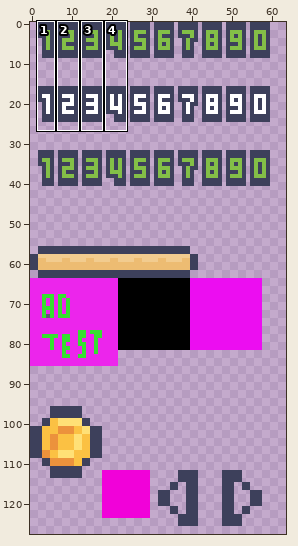
Sprite sheet: images/shared-0-sheet2.png. The first picture is a wide view before the edit; the outline marks the close-up.
Close-up. Before:
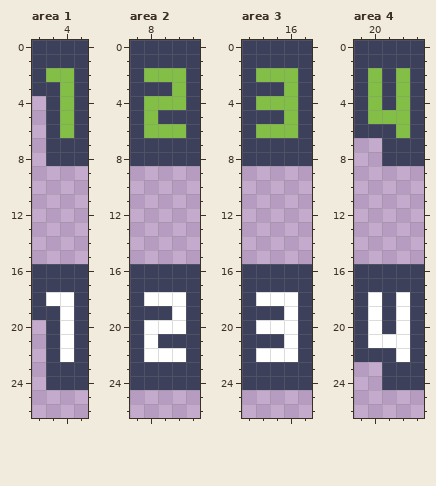
The file is 64x128 pixels. Shown: area 1: x 2..5, y 0..26; area 2: x 7..11, y 0..26; area 3: x 13..17, y 0..26; area 4: x 19..23, y 0..26. The commit also changed other parts of the picture, which this record leaves out.
After:
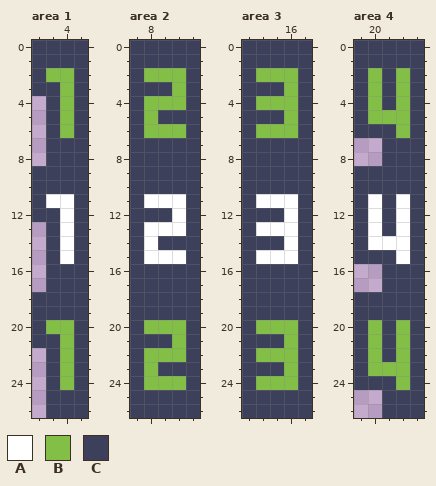
Palette (. is transparent): A #ffffff  B #83bf47  C #3d405b
Change:
Area 1:
There is now colour A in row 11 at x 3 to 4; in rows 12 to 15 at x 4.
The edit turns colour A into colour B in rows 20 to 22 at x 4.
The edit turns colour C into colour B in row 20 at x 3; in rows 23 to 24 at x 4.
There is now colour C in rows 9 to 10 at x 2 to 5; in row 11 at x 2 and 5; in row 12 at x 2 to 3 and 5; in rows 13 to 15 at x 3 and 5; in rows 20 to 21 at x 2; in rows 25 to 26 at x 3 to 5.
The edit turns colour A into colour C in row 18 at x 3 to 4; in row 19 at x 4.
The author cleared colour C in rows 16 to 17 at x 2.
Area 2:
There is now colour A in row 11 at x 8 to 10; in row 12 at x 10; in row 13 at x 8 to 10; in row 14 at x 8; in row 15 at x 8 to 10.
The edit turns colour A into colour B in row 20 at x 8 to 10; in row 22 at x 8 to 10.
The edit turns colour C into colour B in row 21 at x 10; in row 23 at x 8; in row 24 at x 8 to 10.
There is now colour C in rows 9 to 10 at x 7 to 11; in row 11 at x 7 and 11; in row 12 at x 7 to 9 and 11; in row 13 at x 7 and 11; in row 14 at x 7 and 9 to 11; in row 15 at x 7 and 11.
There is now colour C in rows 25 to 26 at x 7 to 11.
The edit turns colour A into colour C in row 18 at x 8 to 10; in row 19 at x 10; in row 21 at x 8.
Area 3:
There is now colour A in row 11 at x 14 to 16; in row 12 at x 16; in row 13 at x 14 to 16; in row 14 at x 16; in row 15 at x 14 to 16.
The edit turns colour A into colour B in row 20 at x 14 to 16; in row 21 at x 16; in row 22 at x 14 to 16.
The edit turns colour C into colour B in row 23 at x 16; in row 24 at x 14 to 16.
There is now colour C in rows 9 to 10 at x 13 to 17; in row 11 at x 13 and 17; in row 12 at x 13 to 15 and 17; in row 13 at x 13 and 17; in row 14 at x 13 to 15 and 17; in row 15 at x 13 and 17.
There is now colour C in rows 25 to 26 at x 13 to 17.
The edit turns colour A into colour C in row 18 at x 14 to 16; in row 19 at x 16.
Area 4:
There is now colour A in rows 11 to 13 at x 20 and 22; in row 14 at x 20 to 22; in row 15 at x 22.
There is now colour B in row 23 at x 20.
The edit turns colour A into colour B in rows 20 to 21 at x 20 and 22; in row 22 at x 22.
The edit turns colour C into colour B in row 22 at x 20; in row 23 at x 21 to 22; in row 24 at x 22.
There is now colour C in rows 9 to 10 at x 19 to 23; in rows 11 to 13 at x 19, 21 and 23; in row 14 at x 19 and 23; in row 15 at x 19 to 21 and 23; in row 23 at x 19; in row 24 at x 19 to 20.
There is now colour C in rows 25 to 26 at x 21 to 23.
The edit turns colour A into colour C in rows 18 to 19 at x 20 and 22; in row 21 at x 21.
The author cleared colour C in rows 16 to 17 at x 19 to 20.
Pixel boxes of the changes (left, top, right, bottom) in both close-ups:
changed: (32, 166, 88, 418)
changed: (130, 166, 200, 418)
changed: (242, 166, 312, 418)
changed: (354, 166, 424, 418)
